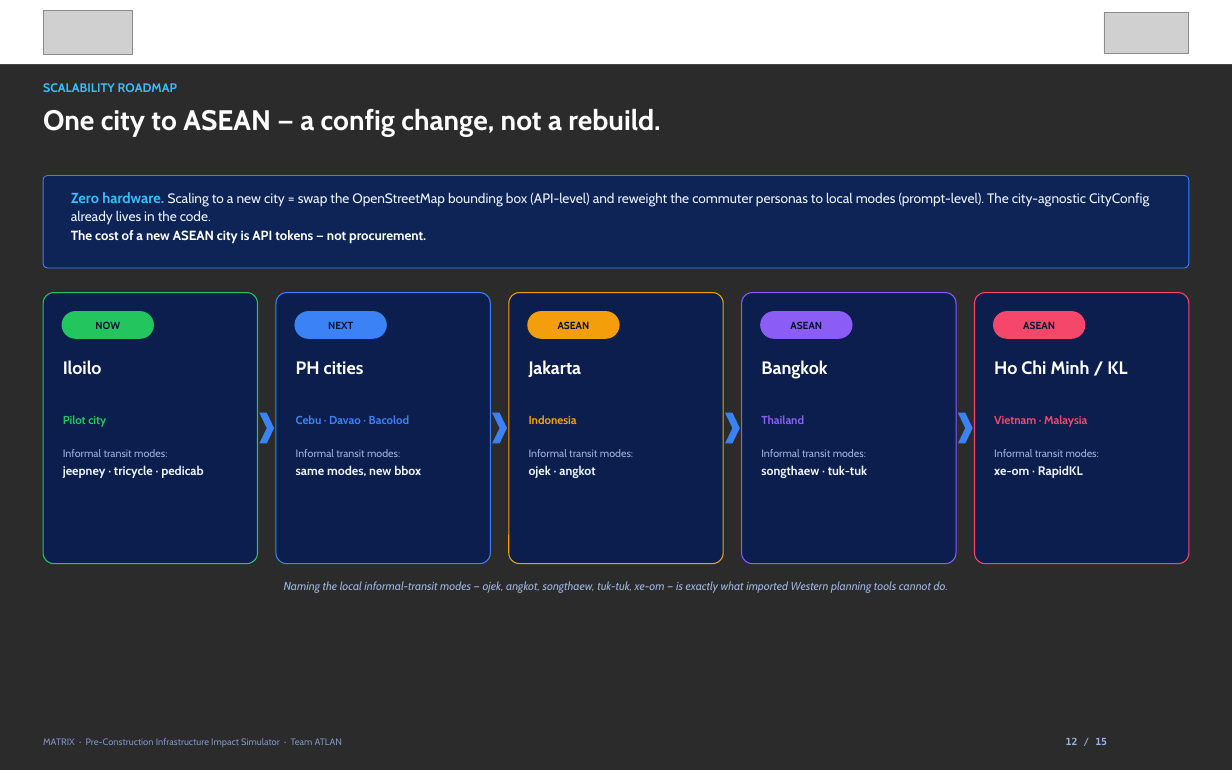
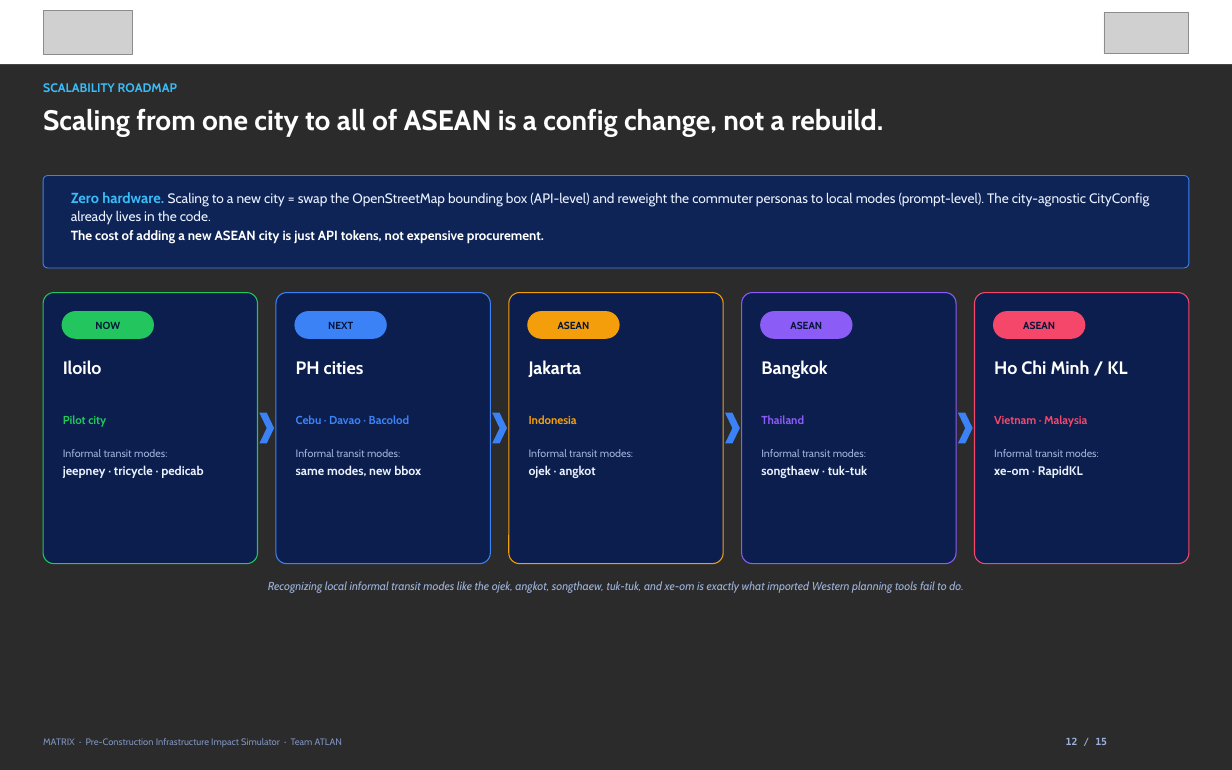
Before and after one commit to delatorrecj/matrix, a slide deck: slide 12 of presentation/deck/Smart Cities_PUP_ATLAN_PitchDeck.pptx. Drawn at 1232x770 pixels with LibreOffice and Linux fonts; fonts in the diff are those of the drawing; grey boxes stand for pictures; background and template pictures are left out; a plain dark background stands for a picture behind light text. Boxes give left, top, right and bottom in pixels: in the first picture for what was removed or moved away, otherwise in the second. Text is boxed around its words. In the diff, an @@ line names an element or a change of style, - is before the commit and + after.

```diff
--- a/presentation/deck/Smart Cities_PUP_ATLAN_PitchDeck.pptx
+++ b/presentation/deck/Smart Cities_PUP_ATLAN_PitchDeck.pptx
@@ text at (43,109,883,136): text changed @@
-One city to ASEAN — a config change, not a rebuild.
+Scaling from one city to all of ASEAN is a config change, not a rebuild.
@@ text at (71,230,544,244): text changed @@
-The cost of a new ASEAN city is API tokens — not procurement.
+The cost of adding a new ASEAN city is just API tokens, not expensive procurement.
@@ text at (268,581,963,593): text changed @@
-Naming the local informal-transit modes — ojek, angkot, songthaew, tuk-tuk, xe-om — is exactly what imported Western planning tools cannot do.
+Recognizing local informal transit modes like the ojek, angkot, songthaew, tuk-tuk, and xe-om is exactly what imported Western planning tools fail to do.
```
Also in this commit, not shown: 14 other slides changed, 8 other files.
